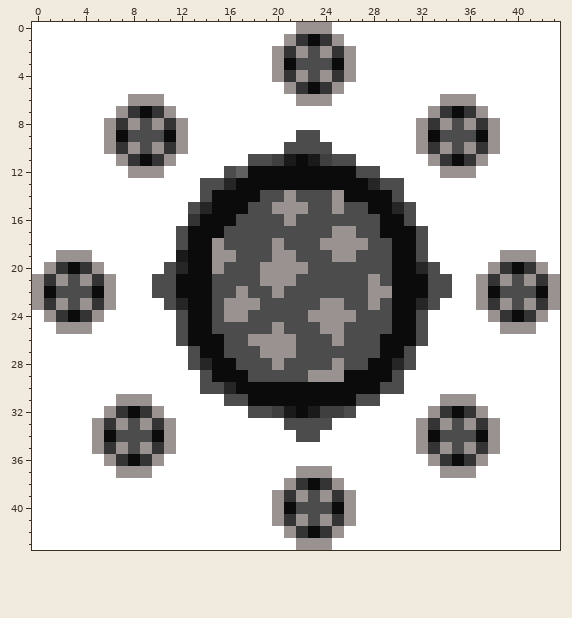
One commit to this pixel-art sprite: sprites/bosses/megacorex2.png. The first picture shows the starting point.
The file is 44x44 pixels. Colours within 5 levels of each other are drawn and written as one.
After the commit:
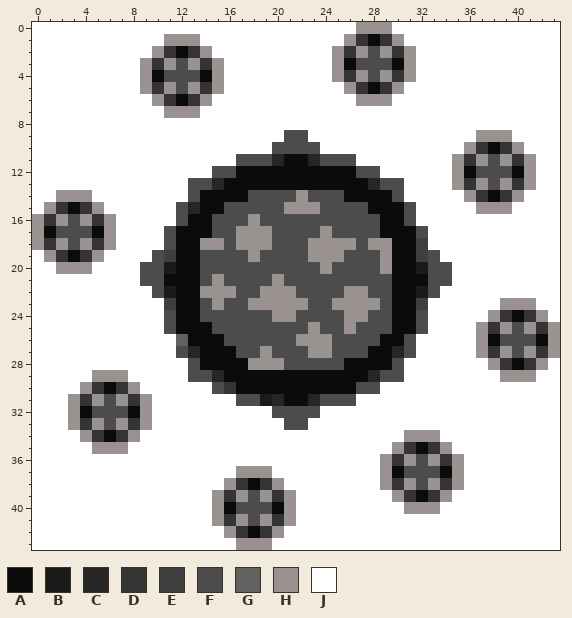
Palette (. is transparent): A #0b0b0b  B #1a1a1a  C #262626  D #353434  E #3f3f3f  F #4c4c4c  G #616161  H #9a9191  J #ffffff
Change:
Changed rows in their new state; - is an unchanged pixel.
first column x 0:
 0 ----------------------JJJ--HHH--------------
 1 -----------HHH-------JJJJJHDADH-------------
 2 ----------HDADH-----JJJJJHDHFHDH------------
 3 ---------HDHFHDH----JJJJJHAFFFAH------------
 4 ---------HAFFFAH----JJJJJHDHFHDH------------
 5 ---------HDHFHDH-----JJJJJHDADH-------------
 6 --------JJ-DADH-------JJJ--HHH----JJJ-------
 7 -------JJJJ-HH-------------------JJJJJ------
 8 ------JJJJJJJ-------------------JJJJJJJ-----
 9 ------JJJJJJJ--------F-J--------JJJJJH-H----
10 ------JJJJJJJ-------F---J-------JJJJ--ADH---
11 -------JJJJJ-----F--CA-CF--------JJH--FHDH--
12 --------JJJ----F-A----------------J-AFFFAH--
13 -------------F-CA------------------HDHFHDH--
14 --HHH--------FA---F--FH--F----------HDADH---
15 -HDADH------FCA-FF--F--H-F----A------HHH----
16 HDHFHDH-----FA-FF-H--F----------------------
17 HAFFFAH----FA--F-HHH----HFF-----------------
18 HDHFHDH----FA-H--HHHF--H---FHH--E-----------
19 -HDADH----FEA-FFF-H-FF-HH-F--H--EF-----JJJ--
20 -JHHHJ---FFBA-FF---FFFF-H----H--B-F---JJJJJ-
21 JJJJJJJ--F-A--FH---F-F------F--------JJJJJJJ
22 JJJJJJJ----B--HHHF-H-H----HHFF--B-J--JJJJJJJ
23 JJJJJJJ----EA-FHFF-HHHH-F-HH----EJ---JJ-H-JJ
24 -JJJJJ-----FA-F-FF--HH-FFF-H----------------
25 --JJJ------FA-------F--HFFH----------HD-F-DH
26 ------------G-----FFFFHHHF-----FJ----HAFFFAH
27 ------------FC--A---FF-HH---A-C------HDHFHDH
28 --------------A--AHH-----FAA--FJ------HDADH-
29 -----HHH-----F-C--AAAAAAAA--CF---------HHH--
30 ----HDADH-----J-D----------FFJJ-------------
31 ---HDHF-D-------J-FBC--CFFFJJ-----JJJ-------
32 ---HAFFF-HJ-------JJFFFFJJJ------JJJJJ------
33 ---HD-F-D-JJ-----------JJ-------JJJJJJJ-----
34 ----HD-DHJJJ----------JJ-------H-HJJJJJ-----
35 ------H-JJJJ------------------HDA--JJJJ-----
36 ------JJJJJ------------------HDHF--HJJ------
37 -------JJJ-------HHH--JJJ----HAFFFA-J-------
38 ----------------HDADHJJJJJ---HDHFHDH--------
39 ---------------HDHFHDHJJJJJ---HDADH---------
40 ---------------HAFFFAHJJJJJ----HHH----------
41 ---------------HDHFHDHJJJJJ-----------------
42 ----------------HDADHJJJJJ------------------
43 -----------------HHH--JJJ-------------------
